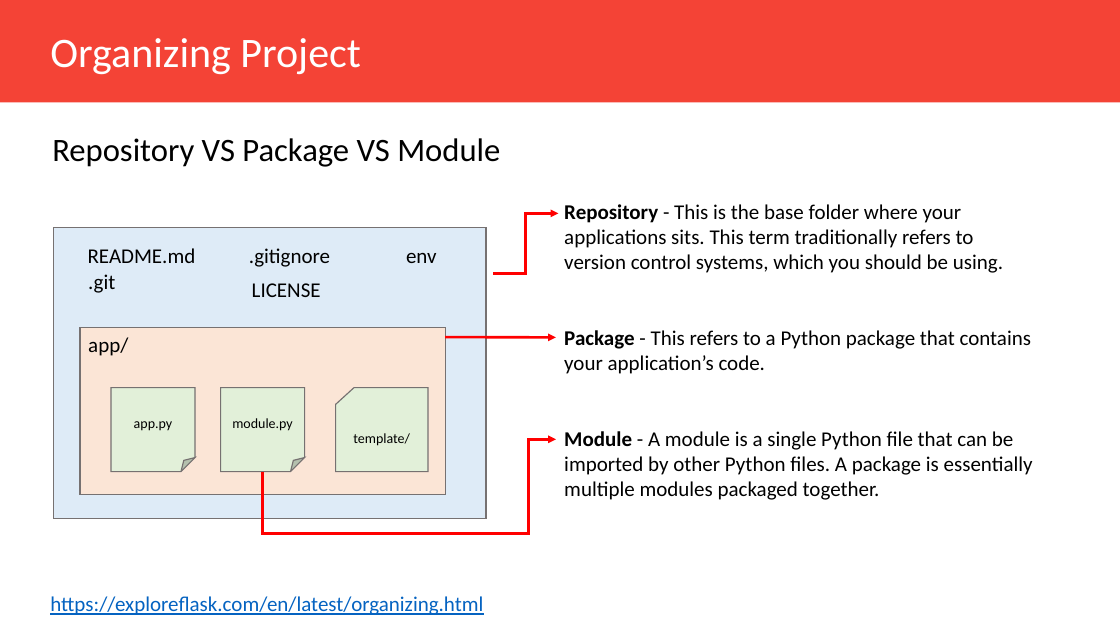
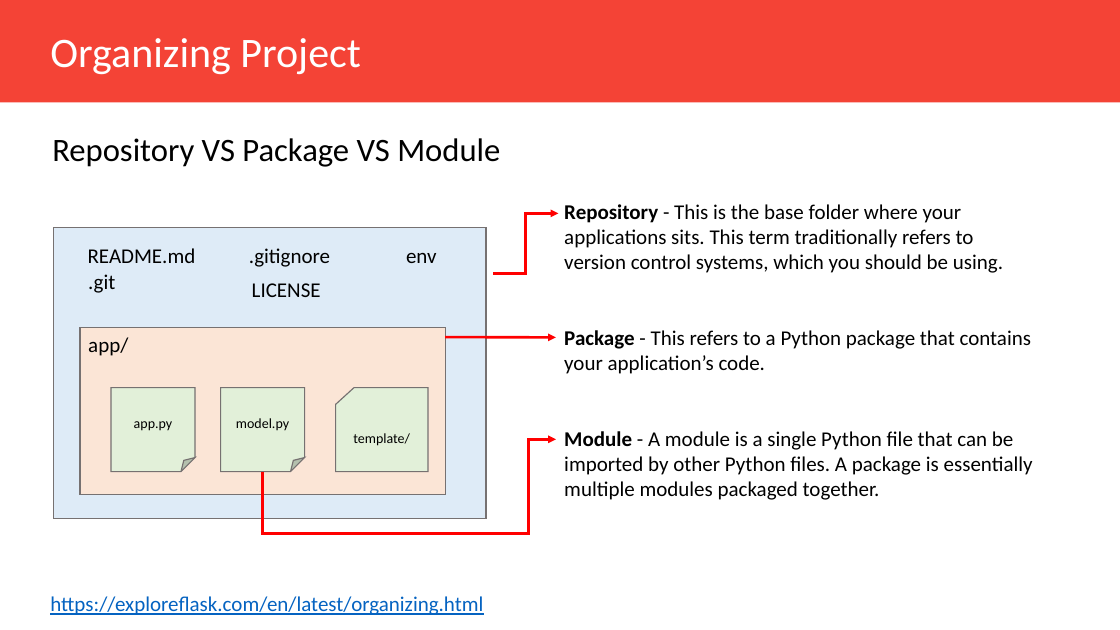
Before and after one commit to Muhammad-Yunus/Flask-Web-Development, a slide deck: slide 4 of pertemuan_4/Pertemuan_4.pptx. Drawn at 1120x630 pixels with LibreOffice and Linux fonts; fonts in the diff are those of the drawing. Boxes give left, top, right and bottom in pixels: in the first picture for what was removed or moved away, otherwise in the second. Text is boxed around its words. In the diff, an @@ line names an element or a change of style, - is before the commit and + after.

```diff
--- a/pertemuan_4/Pertemuan_4.pptx
+++ b/pertemuan_4/Pertemuan_4.pptx
@@ text in folded corner at [236,418,289,431]: text changed @@
-module.py
+model.py
```
Also in this commit, not shown: 2 other slides changed, 1 other file.
